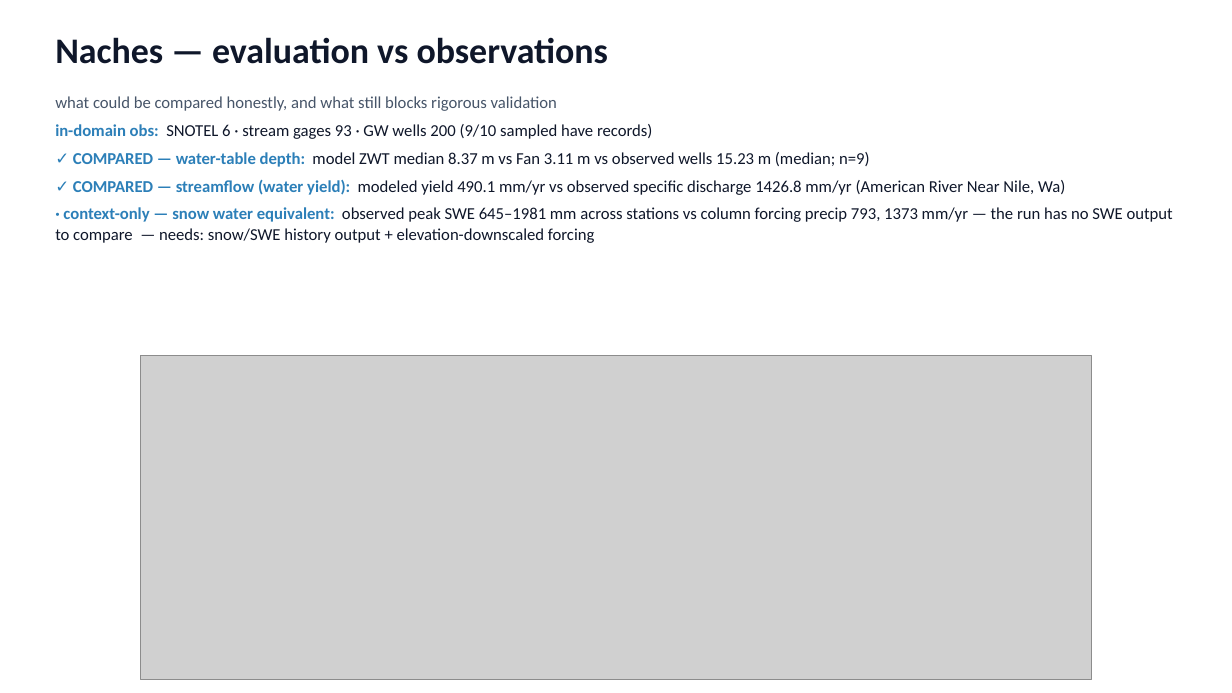
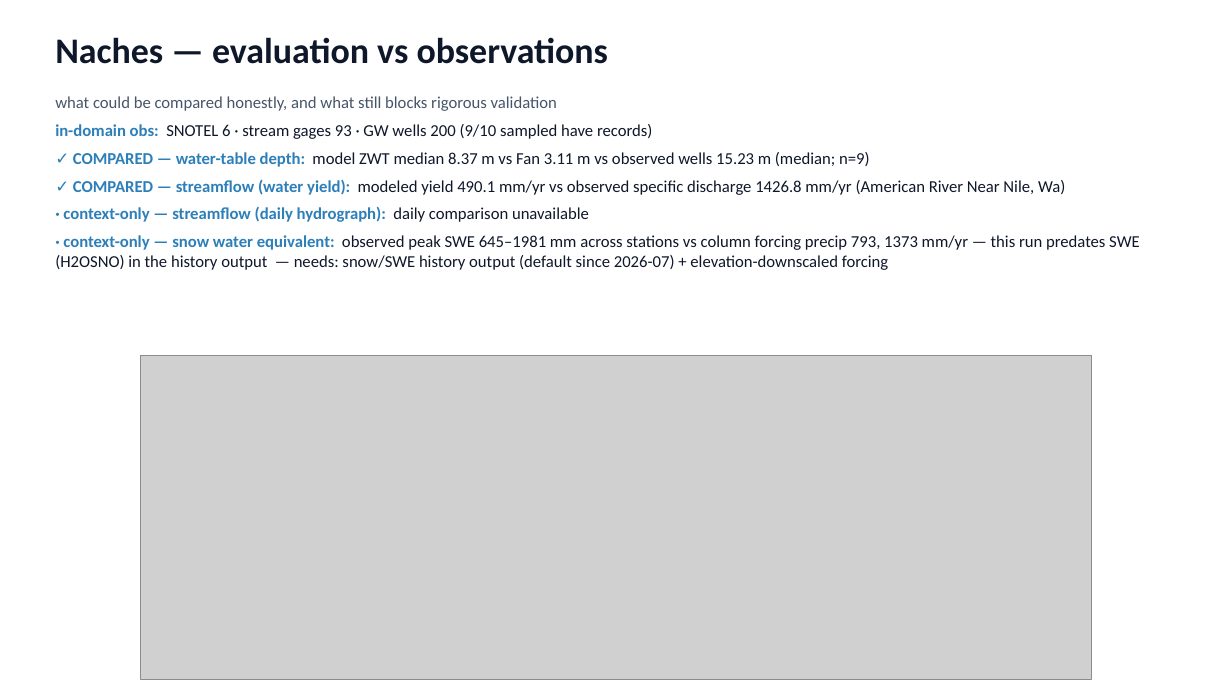
Before and after one commit to hoangtv1899/multi-agent-framework, a slide deck: slide 6 of docs/slides/story_20260702.pptx. Drawn at 1232x693 pixels with LibreOffice and Linux fonts; fonts in the diff are those of the drawing; grey boxes stand for pictures. Boxes give left, top, right and bottom in pixels: in the first picture for what was removed or moved away, otherwise in the second. Text is boxed around its words. In the diff, an @@ line names an element or a change of style, - is before the commit and + after.

```diff
--- a/docs/slides/story_20260702.pptx
+++ b/docs/slides/story_20260702.pptx
@@ text at box(55, 207, 1139, 270): text changed @@
-· context-only — snow water equivalent: observed peak SWE 645–1981 mm across stations vs column forcing precip 793, 1373 mm/yr — the run has no SWE output to compare — needs: snow/SWE history output + elevation-downscaled forcing
+· context-only — streamflow (daily hydrograph): daily comparison unavailable
+· context-only — snow water equivalent: observed peak SWE 645–1981 mm across stations vs column forcing precip 793, 1373 mm/yr — this run predates SWE (H2OSNO) in the history output — needs: snow/SWE history output (default since 2026-07) + elevation-downscaled forcing
```
Also in this commit, not shown: 2 other slides changed.
